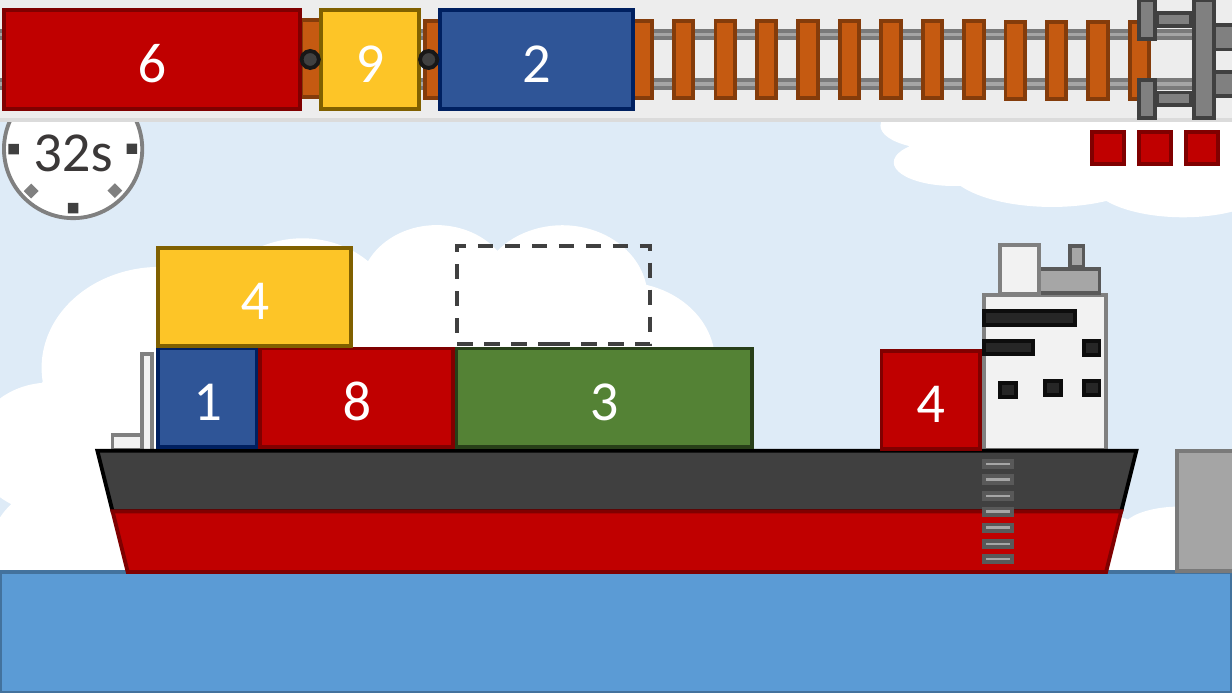
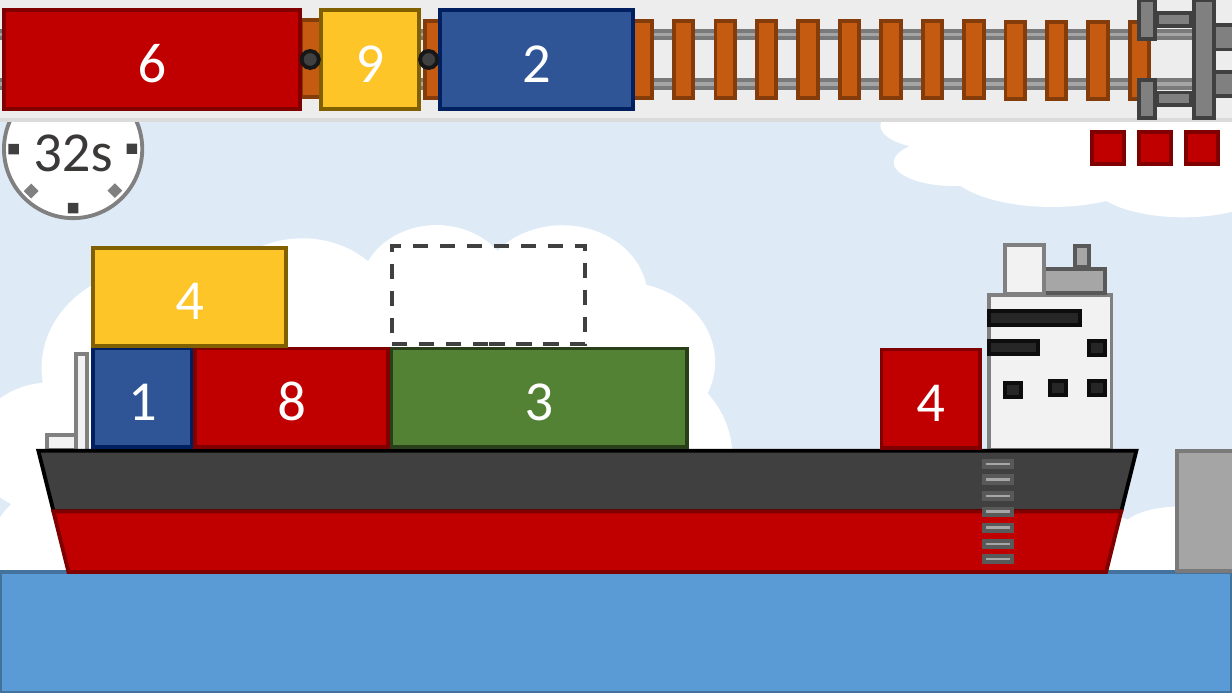
Before and after one commit to docker-apps/Docker, a slide deck: slide 1 of Documents/Projektskizze/docker_mock_up.pptx. Drawn at 1232x693 pixels with LibreOffice and Linux fonts; fonts in the diff are those of the drawing. Boxes give left, top, right and bottom in pixels: in the first picture for what was removed or moved away, otherwise in the second. Text is boxed around its words. In the diff, an @@ line names an element or a change of style, - is before the commit and + after.

```diff
--- a/Documents/Projektskizze/docker_mock_up.pptx
+++ b/Documents/Projektskizze/docker_mock_up.pptx
@@ 7 rectangles: place and size @@
-7 rectangles at (113,246,752,461)
+7 rectangles at (47,246,687,461)
@@ 10 rectangles: place and size @@
-10 rectangles at (984,245,1107,450)
+10 rectangles at (989,245,1112,450)
@@ trapezoid: place and size @@
-trapezoid at (97,451,1136,512)
+trapezoid at (39,451,1137,512)
@@ trapezoid: place and size @@
-trapezoid at (113,511,1122,572)
+trapezoid at (54,511,1122,572)
```
Also in this commit, not shown: 3 other files.
